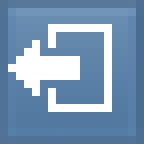
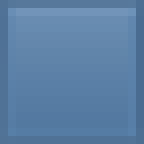
Layers edited between the first and the second 144px x 144px image:
hid "Слой #2" over left=8, top=40, right=80, bottom=96
hid "Копия Копия Слой" over left=40, top=24, right=112, bottom=112
